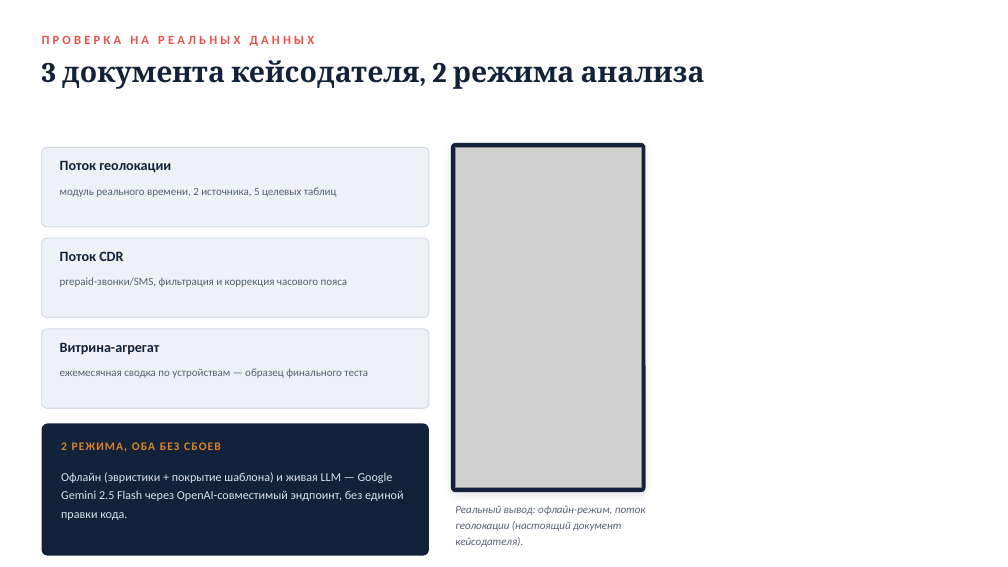
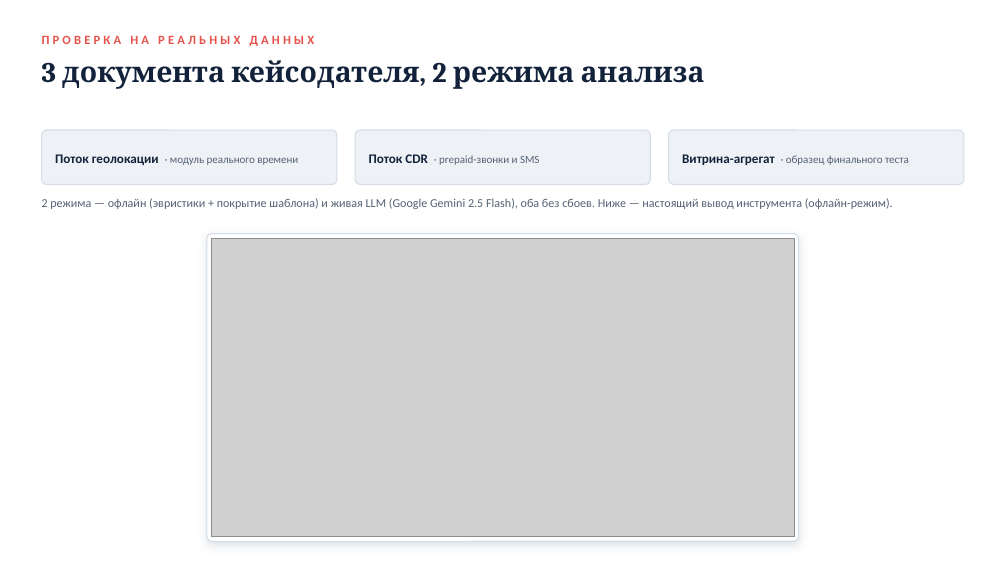
Before and after one commit to kayaal34/aitalenthub-hackathon, a slide deck: slide 6 of presentation/ТЗ-Ревьюер — финальная защита.pptx. Drawn at 1008x567 pixels with LibreOffice and Linux fonts; fonts in the diff are those of the drawing; grey boxes stand for pictures. Boxes give left, top, right and bottom in pixels: in the first picture for what was removed or moved away, otherwise in the second. Text is boxed around its words. In the diff, an @@ line names an element or a change of style, - is before the commit and + after.

```diff
--- a/presentation/ТЗ-Ревьюер — финальная защита.pptx
+++ b/presentation/ТЗ-Ревьюер — финальная защита.pptx
@@ rounded rectangle: place and size @@
-rounded rectangle at [42, 147, 429, 227]
+rounded rectangle at [42, 130, 337, 185]
@@ rounded rectangle at [42, 130, 337, 185]: proportions changed @@
@@ text "Поток геолокации · модуль реального ..." at [55, 154, 298, 165]: vertical alignment top to middle @@
@@ rounded rectangle added at [355, 130, 651, 185], fill #EEF2F7, outline #D4DCE6 1 pt @@
@@ rounded rectangle removed at [451, 143, 645, 492] @@
@@ picture removed at [455, 147, 640, 488] @@
@@ rounded rectangle added at [668, 130, 964, 185], fill #EEF2F7, outline #D4DCE6 1 pt @@
@@ text at [55, 154, 298, 165]: text changed; size 13.5 to 10.5 pt; text colour #13223B to #566173; bold off @@
-Поток геолокации
+Поток геолокации · модуль реального времени
@@ text added at [369, 154, 539, 165], 10.5 pt, text #566173 @@
+Поток CDR · prepaid-звонки и SMS
@@ text added at [682, 154, 909, 165], 10.5 pt, text #566173 @@
+Витрина-агрегат · образец финального теста
@@ text at [42, 198, 893, 209]: text changed; text colour #D6DFEC to #566173 @@
-Офлайн (эвристики + покрытие шаблона) и живая LLM — Google Gemini 2.5 Flash через OpenAI-совместимый эндпоинт, без единой правки кода.
+2 режима — офлайн (эвристики + покрытие шаблона) и живая LLM (Google Gemini 2.5 Flash), оба без сбоев. Ниже — настоящий вывод инструмента (офлайн-режим).
@@ text removed at [60, 187, 337, 197] @@
-модуль реального времени, 2 источника, 5 целевых таблиц
@@ rounded rectangle removed at [42, 238, 429, 318] @@
@@ rounded rectangle added at [207, 234, 799, 541], fill #FFFFFF, outline #D4DCE6 1 pt @@
@@ picture added at [212, 238, 794, 537] @@
@@ text removed at [60, 251, 123, 261] @@
-Поток CDR
@@ text removed at [60, 277, 348, 287] @@
-prepaid-звонки/SMS, фильтрация и коррекция часового пояса
@@ rounded rectangle removed at [42, 329, 429, 408] @@
@@ text removed at [60, 342, 160, 355] @@
-Витрина-агрегат
@@ text removed at [60, 368, 368, 378] @@
-ежемесячная сводка по устройствам — образец финального теста
@@ rounded rectangle removed at [42, 423, 429, 556] @@
@@ text removed at [61, 442, 221, 450] @@
-2 РЕЖИМА, ОБА БЕЗ СБОЕВ
@@ text removed at [455, 505, 646, 547] @@
-Реальный вывод: офлайн-режим, поток геолокации (настоящий документ кейсодателя).
```
Also in this commit, not shown: 3 other files.
